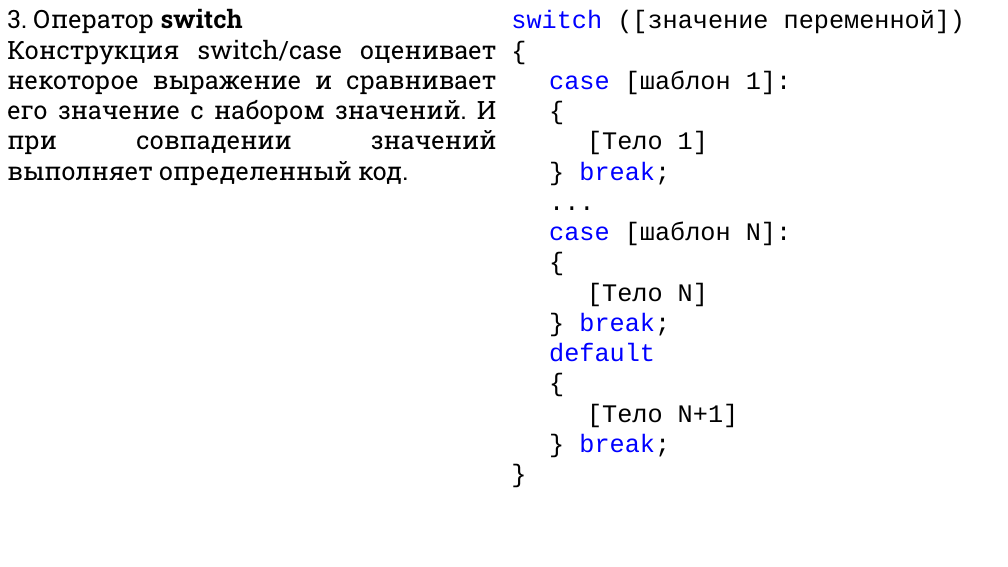
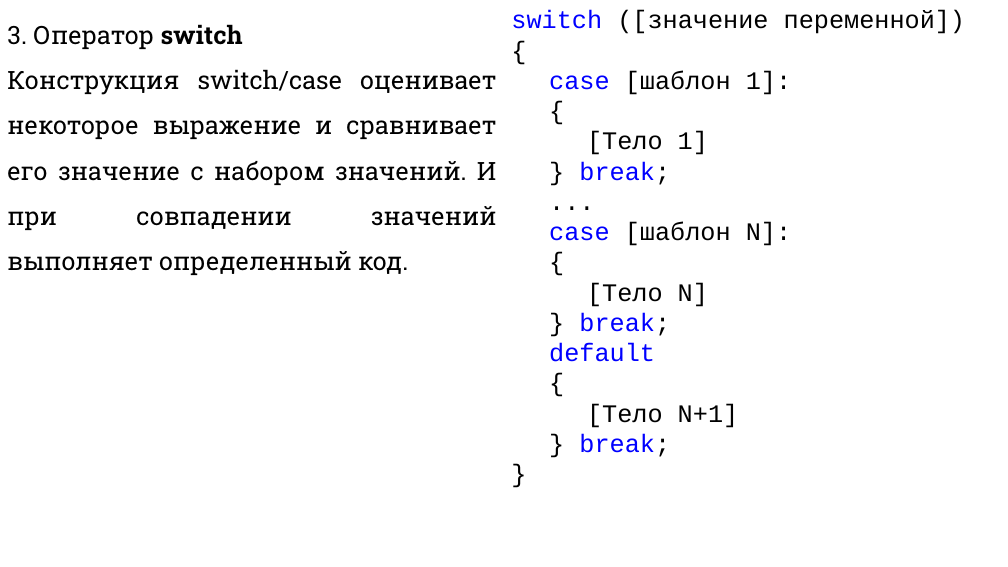
Before and after one commit to DaniilKlyukin/ITiP-1, a slide deck: slide 13 of Лекции/ИТиП лек 2 (лр 2, практическая 1).pptx. Drawn at 1008x567 pixels with LibreOffice and Linux fonts; fonts in the diff are those of the drawing. Boxes give left, top, right and bottom in pixels: in the first picture for what was removed or moved away, otherwise in the second. Text is boxed around its words. In the diff, an @@ line names an element or a change of style, - is before the commit and + after.

```diff
--- a/Лекции/ИТиП лек 2 (лр 2, практическая 1).pptx
+++ b/Лекции/ИТиП лек 2 (лр 2, практическая 1).pptx
@@ text "3. Оператор switch" at (x1=7, y1=24, x2=497, y2=275): line spacing 1 to 1.5 @@
```
Also in this commit, not shown: 13 other slides changed, 3 other files.
